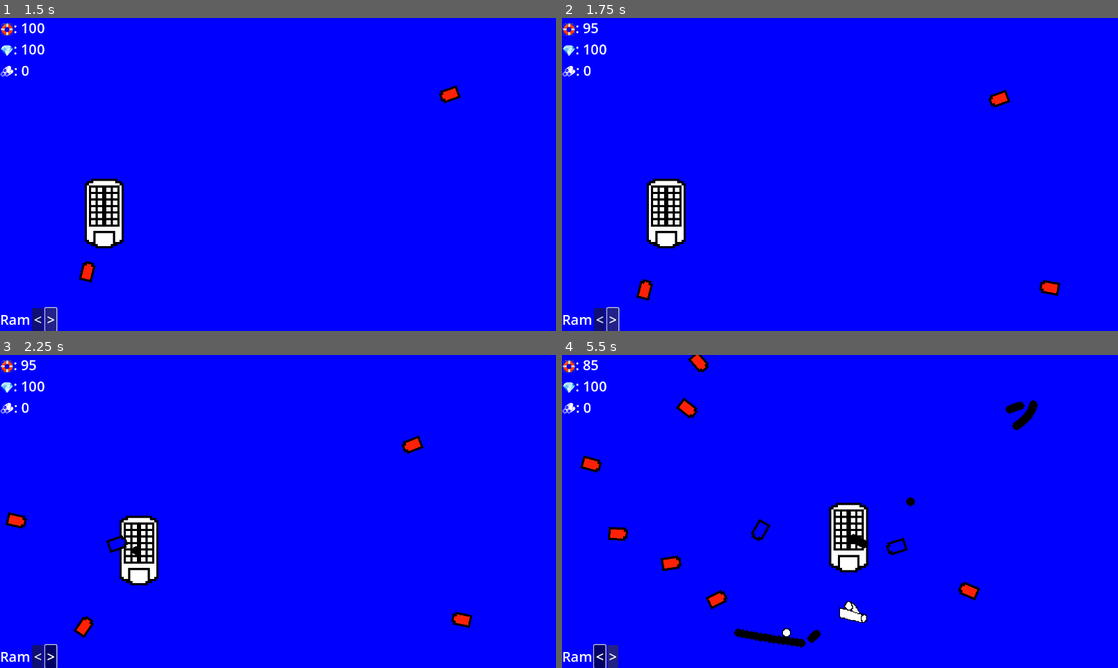
Above: before the commit, frames 1-4 (two rows, left to right).
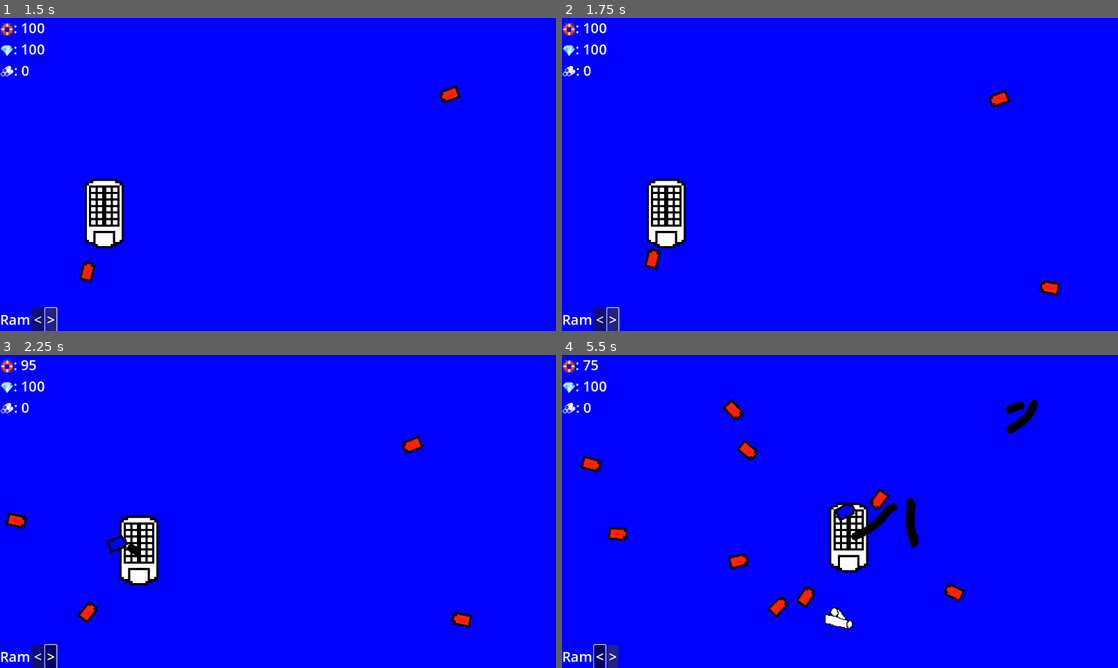
Above: after the commit, the same moments.

Repository: JoeyShapiro/ContainerCaptain
Game: Godot game, scene res://main.tscn
The game is run twice, just before and just after one commit, with the same random seed, the same clock (stepped at 60 frames per second) and the same inputs.
Inputs:
- Up to frame 1 (1.5 s): click "<" at 0.5 s; click ">" at 1.25 s
- Up to frame 2 (1.75 s): no input
- Up to frame 3 (2.25 s): hold Right (move_right) from 2.03 s (still down); hold Space (shoot) from 2.03 s (still down)
- Up to frame 4 (5.5 s): release Right (move_right) at 2.78 s; release Space (shoot) at 2.78 s; hold Down (move_down) 2.78-3.53 s; tap Space (shoot) at 2.85, 4.35 s; hold Right (move_right) 3.53-4.28 s; hold Space (shoot) 3.53-4.28 s; hold Up (move_up) 4.28-5.03 s; hold Left (move_left) from 5.03 s (still down); hold Space (shoot) from 5.03 s (still down)

Frame 1 is identical in both runs. In frame 2, 0.4% of the frame differs, in the area x 3-18%, y 1-91%; in frame 3, 0.3%; in frame 4, 3.5%, in the area x 3-86%, y 0-94%.

Commit message:
fixed col of rams

Diff:
--- a/droneRam.tscn
+++ b/droneRam.tscn
@@ -15,8 +15,8 @@
 }]
 
 [sub_resource type="CapsuleShape2D" id="CapsuleShape2D_msnas"]
-radius = 38.0
-height = 128.0
+radius = 14.0
+height = 60.0
 
 [node name="CharacterBody2D" type="CharacterBody2D" groups=["drone"]]
 collision_layer = 4
--- a/pirateRam.tscn
+++ b/pirateRam.tscn
@@ -17,8 +17,8 @@
 }]
 
 [sub_resource type="CapsuleShape2D" id="CapsuleShape2D_msnas"]
-radius = 38.0
-height = 128.0
+radius = 14.0
+height = 60.0
 
 [node name="CharacterBody2D" type="CharacterBody2D" groups=["enemy"]]
 collision_layer = 4
